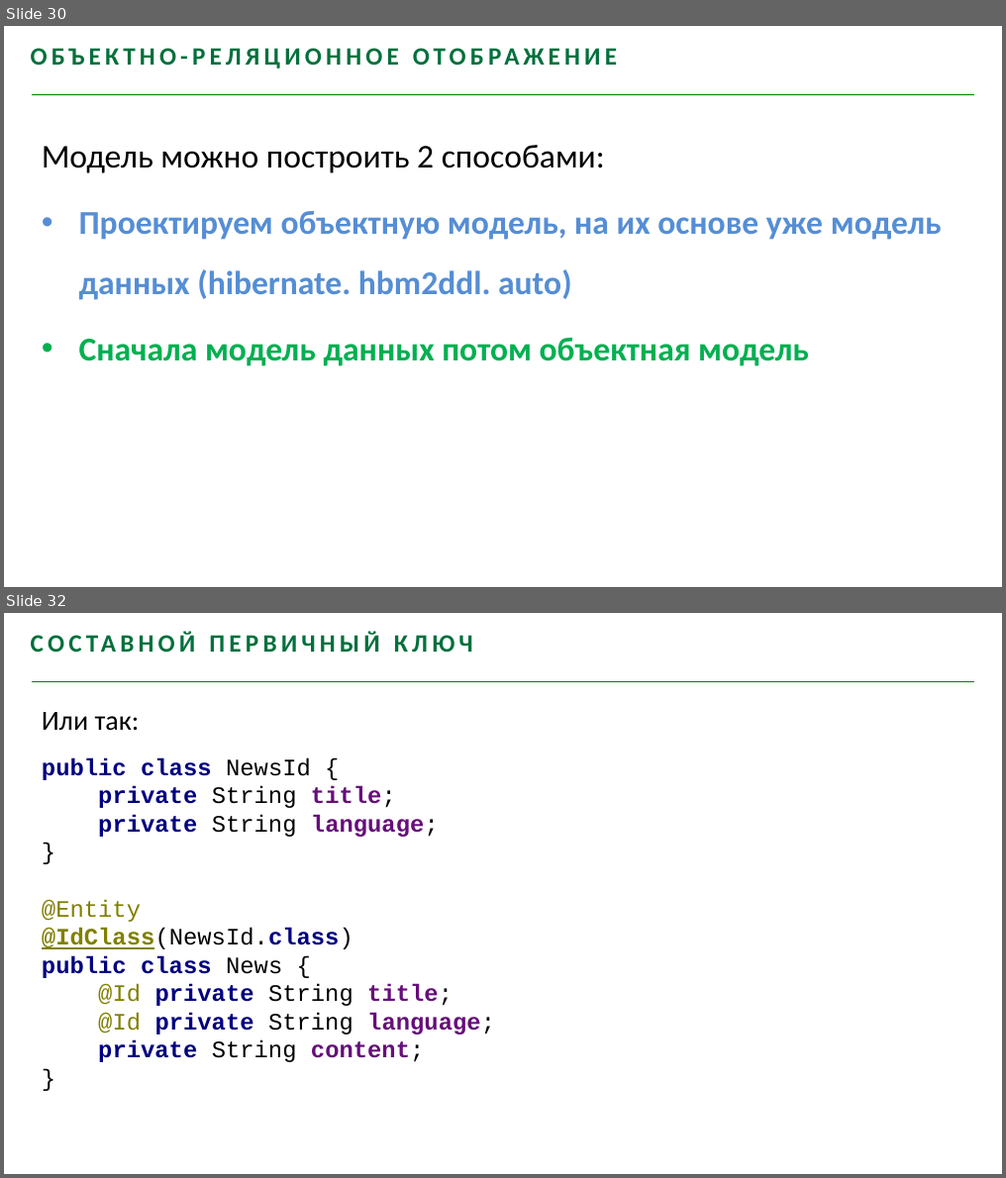
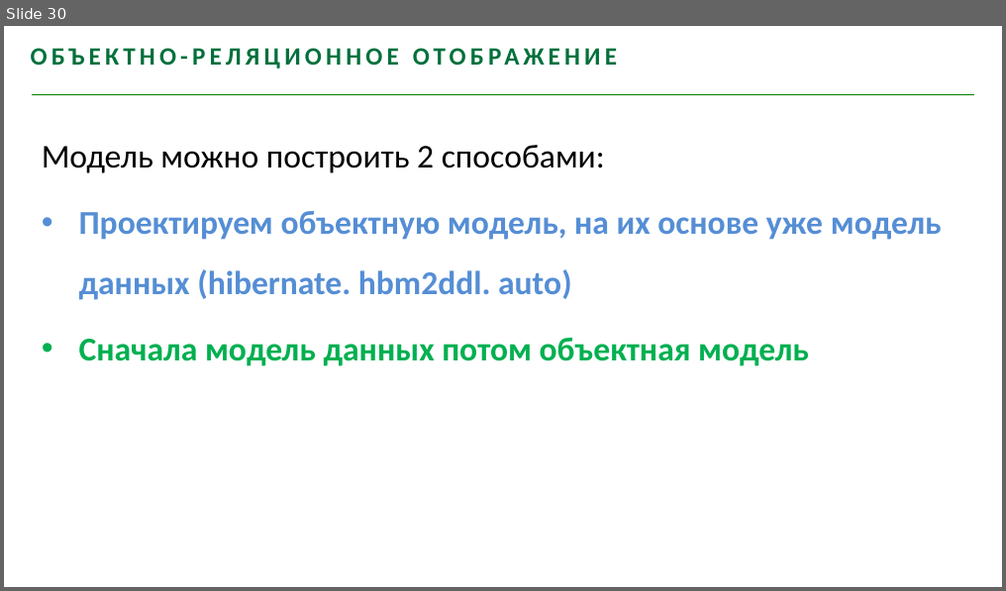
Before and after one commit to youhavebeenforked/JavaSchoolCourse, a slide deck: lessons/18_Hibernate/Hibernate.pptx. Shown one above the other, each under a label of ours: slides 30 and 32 before the commit, slide 30 after it; the slides between them are not shown. The pictures are 1006x1178 and 1006x591 pixels, drawn with LibreOffice and Linux fonts; fonts in the diff are those of the drawing; background and template pictures are left out. Boxes give left, top, right and bottom in pixels: in the first picture for what was removed or moved away, otherwise in the second. Text is boxed around its words. In the diff, an @@ line names an element or a change of style, - is before the commit and + after.

```diff
--- a/lessons/18_Hibernate/Hibernate.pptx
+++ b/lessons/18_Hibernate/Hibernate.pptx
@@ slide 32 removed at (4, 613, 1002, 1174), background #FFFFFF; not listed: 1 template element that a slide beside it also shows @@
@@ text removed at (30, 622, 746, 657) @@
-СОСТАВНОЙ ПЕРВИЧНЫЙ КЛЮЧ
@@ text removed at (42, 712, 140, 731) @@
-Или так:
@@ text removed at (42, 758, 495, 1062) @@
-public class NewsId {
-private String title;
-private String language;
-}
-@Entity
-@IdClass(NewsId.class)
-public class News {
-@Id private String title;
-@Id private String language;
-private String content;
-}
```
Also in this commit, not shown: 32 other slides removed, 5 other files.
